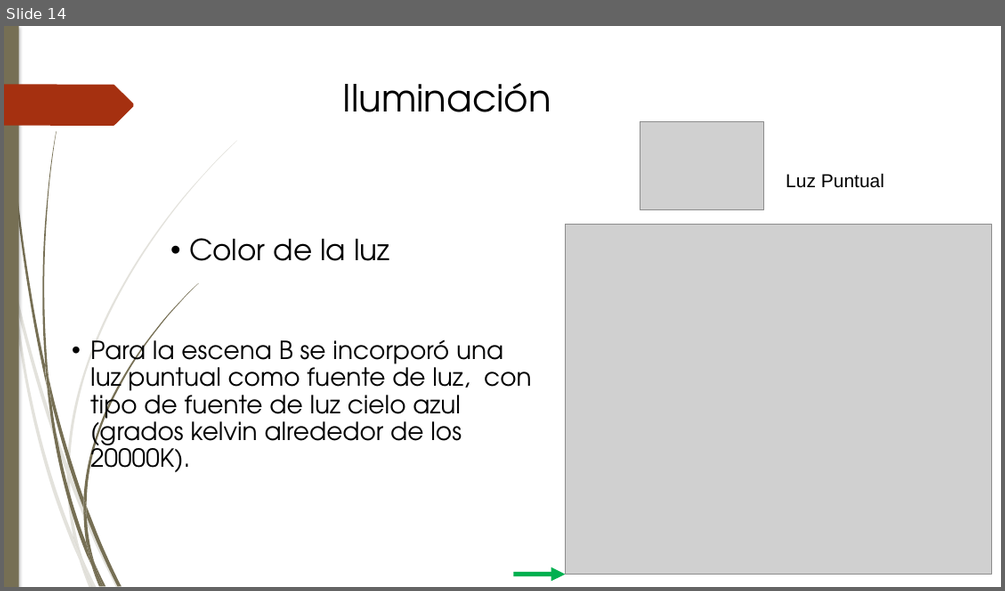
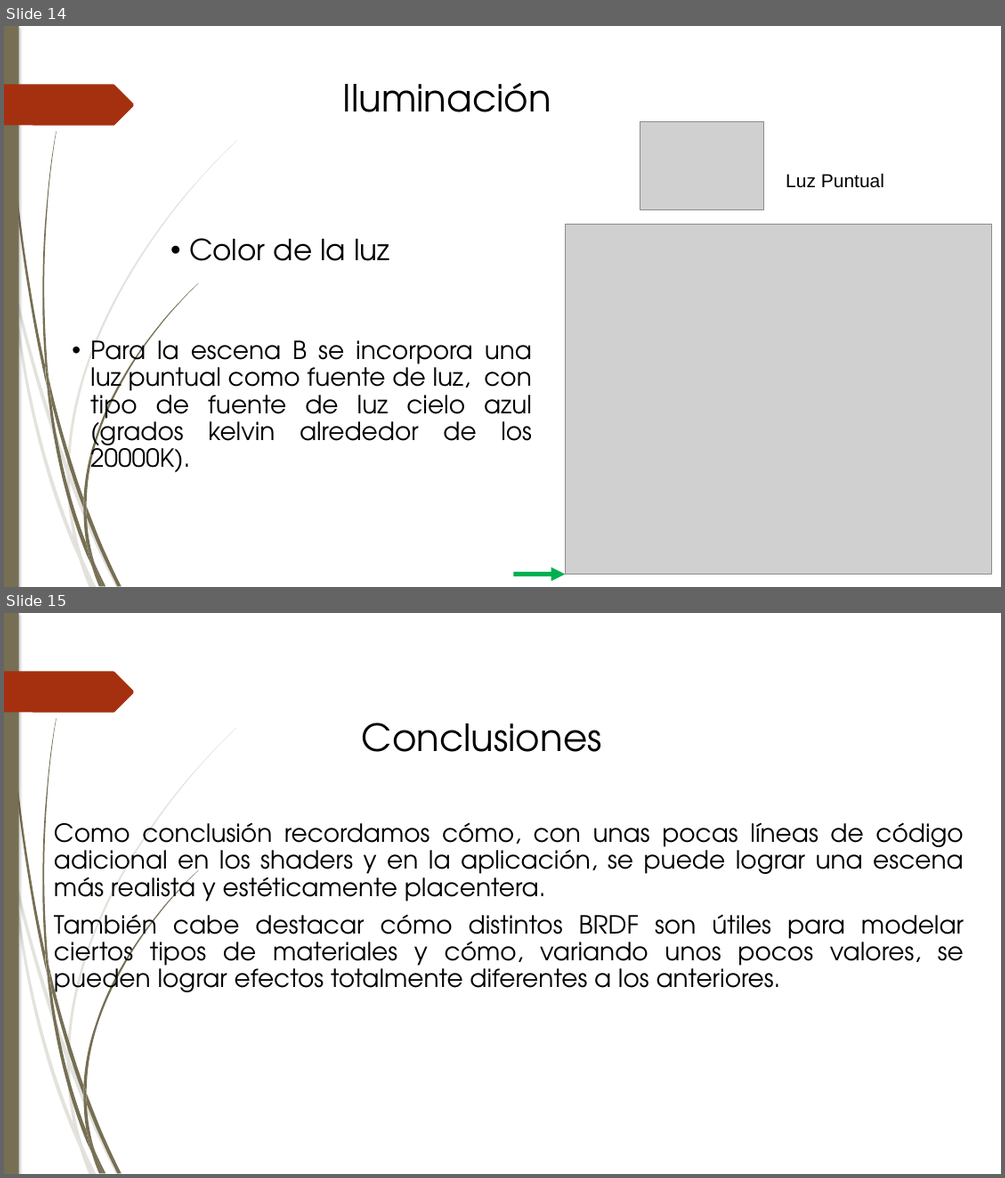
Before and after one commit to Barbmatt/Proyecto2, a slide deck: Presentación/Presentacion Proyecto 2.pptx. Shown one above the other, each under a label of ours: slide 14 before the commit, slides 14 and 15 after it. The pictures are 1005x591 and 1005x1178 pixels, drawn with LibreOffice and Linux fonts; fonts in the diff are those of the drawing; grey boxes stand for pictures. Boxes give left, top, right and bottom in pixels: in the first picture for what was removed or moved away, otherwise in the second. Text is boxed around its words. In the diff, an @@ line names an element or a change of style, - is before the commit and + after.

```diff
--- a/Presentación/Presentacion Proyecto 2.pptx
+++ b/Presentación/Presentacion Proyecto 2.pptx
@@ slide 15 added at box(4, 613, 1001, 1174), background #FFFFFF; not listed: 24 template elements that a slide beside it also shows @@
@@ text added at box(362, 722, 602, 752), 36 pt, text #000000 @@
+Conclusiones
@@ text added at box(54, 822, 963, 999), 24 pt, text #000000 @@
+Como conclusión recordamos cómo, con unas pocas líneas de código adicional en los shaders y en la aplicación, se puede lograr una escena más realista y estéticamente placentera.
+También cabe destacar cómo distintos BRDF son útiles para modelar ciertos tipos de materiales y cómo, variando unos pocos valores, se pueden lograr efectos totalmente diferentes a los anteriores.
@@ slide 14 changed as well @@
@@ freeform shape at box(67, 141, 237, 472): outline redrawn @@
@@ freeform shape at box(83, 283, 198, 506): outline redrawn @@
@@ text at box(90, 340, 532, 472): text changed @@
-• Para la escena B se incorporó una luz puntual como fuente de luz, con tipo de fuente de luz cielo azul (grados kelvin alrededor de los 20000K).
+• Para la escena B se incorpora una luz puntual como fuente de luz, con tipo de fuente de luz cielo azul (grados kelvin alrededor de los 20000K).
```
Also in this commit, not shown: 14 other slides changed, 1 slide removed, 2 other files.
